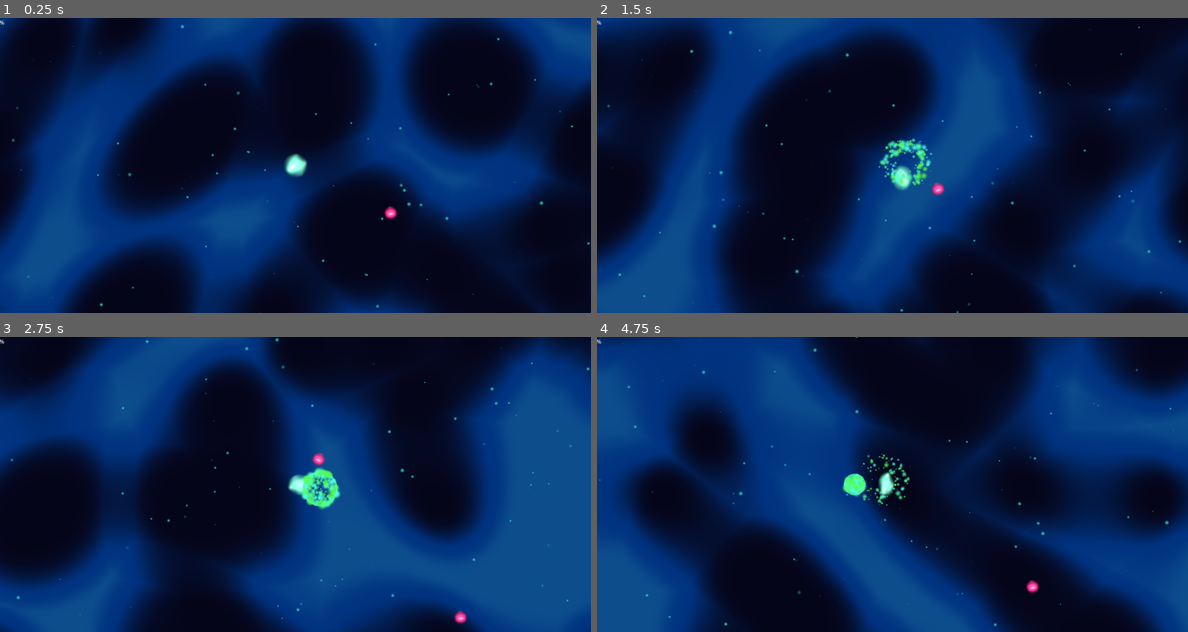
Above: before the commit, frames 1-4 (two rows, left to right).
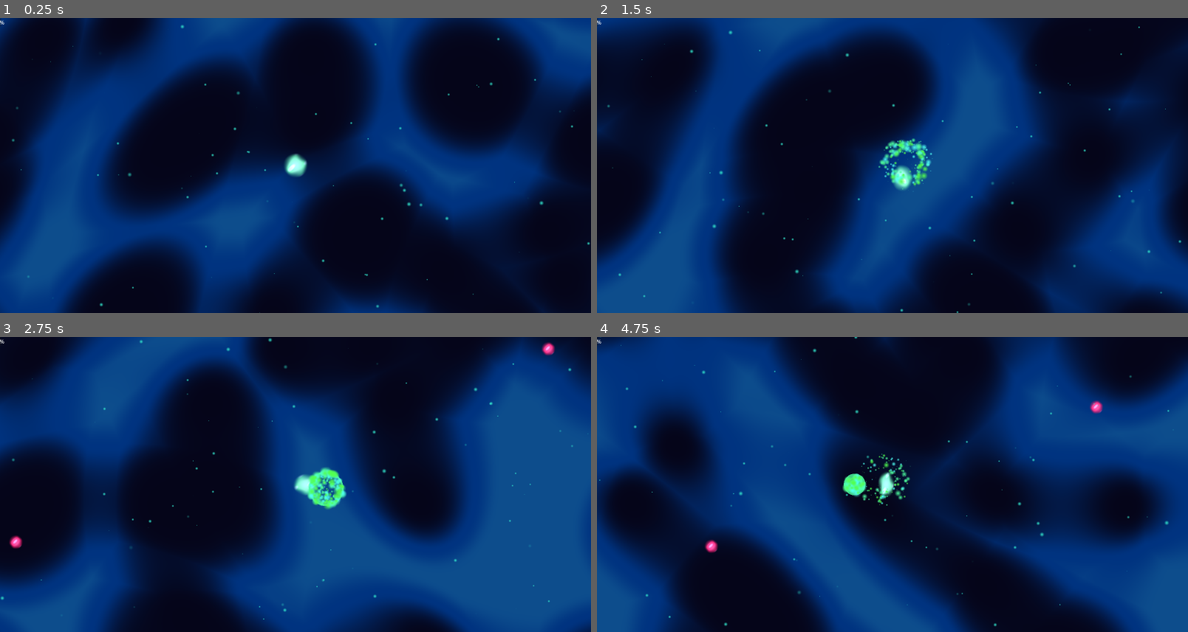
Above: after the commit, the same moments.

Repository: vinids86/aliensurvivors
Game: Godot game, scene res://scenes/game_manager.tscn
The game is run twice, just before and just after one commit, with the same random seed, the same clock (stepped at 60 frames per second) and the same inputs. The engine's default icon, where the game draws it, is replaced by a stand-in: a white triangle on a blue panel in a dark square.
Inputs (mouse positions are in pixels of both pictures, inside the frame that each line leads up to):
- Up to frame 1 (0.25 s): no input
- Up to frame 2 (1.5 s): tap Enter (ui_accept) at 0.5, 0.77 s; move the mouse to (1022, 150) at 0.52 s; hold Right (ui_right) 0.53-1.28 s; click (1022, 150) at 0.67 s; move the mouse to (774, 180) at 1.27 s; hold Down (ui_down) from 1.28 s (still down); click (774, 180) at 1.42 s
- Up to frame 3 (2.75 s): tap Enter (ui_accept) at 1.52 s; move the mouse to (354, 419) at 2.02 s; release Down (ui_down) at 2.03 s; hold Right (ui_right) from 2.03 s (still down); click (354, 419) at 2.17 s
- Up to frame 4 (4.75 s): move the mouse to (862, 543) at 2.77 s; release Right (ui_right) at 2.78 s; hold Up (ui_up) 2.78-3.53 s; click (862, 543) at 2.92 s; tap Enter (ui_accept) at 3.02, 3.77, 4.52 s; move the mouse to (1069, 528) at 3.52 s; hold Left (ui_left) from 3.53 s (still down); click (1069, 528) at 3.67 s; move the mouse to (715, 440) at 4.27 s; click (715, 440) at 4.42 s

The runs differ from the first frame. In frame 1, less than 0.1% of the frame differs, in the area x 65-68%, y 63-69%; in frame 2, less than 0.1%; in frame 3, 22%; in frame 4, 43%, in the area x 0-100%, y 0-100%.

Commit message:
Enemy spawner

Diff:
--- a/scenes/basic_enemy.tscn
+++ b/scenes/basic_enemy.tscn
@@ -52,11 +52,11 @@
 [sub_resource type="CircleShape2D" id="CircleShape2D_qhw0p"]
 radius = 22.0
 
-[node name="BasicEnemy" type="CharacterBody2D" node_paths=PackedStringArray("visual_sprite") groups=["enemy"]]
+[node name="BasicEnemy" type="CharacterBody2D" groups=["enemy"]]
 collision_layer = 2
 collision_mask = 9
 script = ExtResource("1_md22f")
-visual_sprite = NodePath("Visuals/Sprite2D")
+max_health = 10.0
 
 [node name="Visuals" type="Node2D" parent="."]
 
--- a/scenes/game_manager.tscn
+++ b/scenes/game_manager.tscn
@@ -6,6 +6,7 @@
 [ext_resource type="Script" uid="uid://dnpqog8vvkmtw" path="res://scripts/game_camera.gd" id="4_oo155"]
 [ext_resource type="PackedScene" uid="uid://de6v0qxua2cuo" path="res://scenes/basic_enemy.tscn" id="4_ternb"]
 [ext_resource type="PackedScene" uid="uid://c4yb87qyaut3j" path="res://scenes/ambient_dust.tscn" id="5_eaq8r"]
+[ext_resource type="Script" uid="uid://bsvvik7nlhhom" path="res://scripts/enemy_spawner.gd" id="7_q8mjp"]
 
 [sub_resource type="ShaderMaterial" id="ShaderMaterial_ternb"]
 shader = ExtResource("2_oo155")
@@ -39,15 +40,6 @@
 
 [node name="Player" parent="World" instance=ExtResource("3_eaq8r")]
 
-[node name="BasicEnemy" parent="World" instance=ExtResource("4_ternb")]
-position = Vector2(1601, 274)
-
-[node name="BasicEnemy2" parent="World" instance=ExtResource("4_ternb")]
-position = Vector2(779, 707)
-
-[node name="BasicEnemy3" parent="World" instance=ExtResource("4_ternb")]
-position = Vector2(317, 159)
-
 [node name="Camera2D" type="Camera2D" parent="."]
 position_smoothing_enabled = true
 script = ExtResource("4_oo155")
@@ -73,3 +65,9 @@
 layout_mode = 0
 offset_right = 40.0
 offset_bottom = 23.0
+
+[node name="EnemySpawner" type="Node2D" parent="." node_paths=PackedStringArray("player_ref", "enemies_container")]
+script = ExtResource("7_q8mjp")
+enemy_scene = ExtResource("4_ternb")
+player_ref = NodePath("../World/Player")
+enemies_container = NodePath("../World/EnemiesContainer")
--- a/scenes/player.tscn
+++ b/scenes/player.tscn
@@ -1,10 +1,11 @@
-[gd_scene load_steps=8 format=3 uid="uid://calshek1ah73r"]
+[gd_scene load_steps=9 format=3 uid="uid://calshek1ah73r"]
 
 [ext_resource type="Script" uid="uid://jbg1g8oyn70k" path="res://scripts/player_controller.gd" id="1_g2els"]
 [ext_resource type="Script" uid="uid://d4jbs7a2p4tcg" path="res://scripts/stats_config.gd" id="2_qhqgy"]
 [ext_resource type="Resource" uid="uid://bt6p848ahoanw" path="res://resources/basic_slash.tres" id="3_qhqgy"]
 [ext_resource type="Shader" uid="uid://dt0q053aqm6co" path="res://shadders/plasma_body.gdshader" id="4_dqkch"]
 [ext_resource type="Texture2D" uid="uid://cl5c57oibjf8x" path="res://icon.svg" id="5_qlg0r"]
+[ext_resource type="AudioStream" uid="uid://b358e3csg303j" path="res://sfx/Gore Splat Stab Poke 03.wav" id="5_tuyoq"]
 
 [sub_resource type="Resource" id="Resource_dqkch"]
 script = ExtResource("2_qhqgy")
@@ -22,13 +23,15 @@
 [sub_resource type="CircleShape2D" id="CircleShape2D_qlg0r"]
 radius = 32.0
 
-[node name="Player" type="CharacterBody2D" node_paths=PackedStringArray("sprite_ref") groups=["player"]]
+[node name="Player" type="CharacterBody2D" node_paths=PackedStringArray("sprite_ref", "audio_player") groups=["player"]]
 collision_mask = 10
 script = ExtResource("1_g2els")
 stats = SubResource("Resource_dqkch")
 current_attack_behavior = ExtResource("3_qhqgy")
 sprite_ref = NodePath("Visuals/Sprite2D")
 body_shader = ExtResource("4_dqkch")
+audio_player = NodePath("SfxPlayer")
+sfx_hurt = ExtResource("5_tuyoq")
 
 [node name="Visuals" type="Node2D" parent="."]
 
@@ -38,3 +41,6 @@
 
 [node name="CollisionShape2D" type="CollisionShape2D" parent="."]
 shape = SubResource("CircleShape2D_qlg0r")
+
+[node name="SfxPlayer" type="AudioStreamPlayer2D" parent="."]
+bus = &"SFX"
--- a/scripts/basic_enemy.gd
+++ b/scripts/basic_enemy.gd
@@ -1,23 +1,31 @@
 class_name BasicEnemy extends CharacterBody2D
 
 ## Inimigo "Kamikaze" Básico.
-## Comportamento: Persegue o player cegamente.
-## Arquitetura: Usa CharacterBody2D para física (ser empurrado) e Area2D (filha) para causar dano.
+## Comportamento: Persegue, Ataca e Recua no impacto (Bounce).
+## Arquitetura: CharacterBody2D com Area2D para trigger de ataque.
 
 # --- CONFIGURAÇÃO ---
+@export_group("Stats")
 @export var max_health: float = 30.0
 @export var damage: float = 5.0
 @export var move_speed: float = 120.0
 @export var xp_value: float = 10.0
 
+@export_group("Combat")
+@export var attack_cooldown: float = 1.0
+@export var push_force_on_player: float = 400.0  # Força aplicada no Player
+@export var recoil_force: float = 300.0          # Força aplicada em si mesmo (Recuo)
+
 # --- REFERÊNCIAS ---
-@export var visual_sprite: Sprite2D # Arraste o Sprite aqui no Inspector
-@onready var hitbox: Area2D = $HitboxArea # Certifique-se de criar este nó na cena!
+@export_group("References")
+@export var visual_sprite: Sprite2D
+@onready var hitbox: Area2D = $HitboxArea
 
 # Estado Interno
 var _current_health: float
 var _player_ref: PlayerController
 var _knockback_velocity: Vector2 = Vector2.ZERO
+var _current_attack_cooldown: float = 0.0
 
 # Juice
 var _material_ref: ShaderMaterial
@@ -26,33 +34,36 @@
 func _ready() -> void:
 	_current_health = max_health
 
-	# Busca o player no grupo (Desacoplado)
+	# Pop-in Effect
+	scale = Vector2.ZERO
+	var tw = create_tween()
+	tw.tween_property(self, "scale", Vector2.ONE, 0.4)\
+		.set_trans(Tween.TRANS_ELASTIC).set_ease(Tween.EASE_OUT)
+
 	var players = get_tree().get_nodes_in_group("player")
 	if players.size() > 0:
 		_player_ref = players[0] as PlayerController
 
-	# Configuração do Shader (Flash)
 	if visual_sprite and visual_sprite.material:
-		# Duplica o material para que o flash de um não afete todos (Unique)
 		_material_ref = visual_sprite.material.duplicate()
 		visual_sprite.material = _material_ref
-		# Salva a cor original configurada no inspector do shader
 		_original_color = _material_ref.get_shader_parameter("base_color")
 
-	# Conecta o Hitbox de Dano (Se existir)
-	if hitbox:
-		# Usamos o sinal body_entered da Area2D para detectar o player
-		hitbox.body_entered.connect(_on_hitbox_body_entered)
+func _physics_process(delta: float) -> void:
+	# 1. Movimento e Decaimento de Knockback
+	_handle_movement(delta)
 
-func _physics_process(delta: float) -> void:
-	# 1. Movimento de Perseguição
+	# 2. Lógica de Ataque
+	_handle_attack_logic(delta)
+
+func _handle_movement(delta: float) -> void:
 	if _player_ref:
 		var direction = (_player_ref.global_position - global_position).normalized()
 
-		# Se estiver sob knockback forte, o controle de movimento é reduzido
+		# Se o knockback for forte, perde controle do movimento (fica atordoado)
 		var control_factor = 1.0
 		if _knockback_velocity.length() > 50.0:
-			control_factor = 0.2 # Perde controle enquanto voa
+			control_factor = 0.1 # Quase zero controle durante o recuo
 
 		velocity = (direction * move_speed * control_factor) + _knockback_velocity
 	else:
@@ -60,32 +71,48 @@
 
 	move_and_slide()
 
-	# 2. Decaimento do Knockback (Atrito)
+	# Decaimento suave da inércia (Friction)
 	if _knockback_velocity.length_squared() > 10.0:
 		_knockback_velocity = _knockback_velocity.lerp(Vector2.ZERO, 8.0 * delta)
-	else:
-		_knockback_velocity = Vector2.ZERO
 
-	# 3. Orientação Visual (Squash simples na direção do movimento)
 	if visual_sprite and velocity.length() > 10.0:
-		var look_angle = velocity.angle()
-		visual_sprite.rotation = lerp_angle(visual_sprite.rotation, look_angle, 10.0 * delta)
+		visual_sprite.rotation = lerp_angle(visual_sprite.rotation, velocity.angle(), 10.0 * delta)
 
-# --- INTERFACE DE DANO (Chamada pelo Player) ---
+func _handle_attack_logic(delta: float) -> void:
+	if _current_attack_cooldown > 0:
+		_current_attack_cooldown -= delta
+		return
+
+	if hitbox:
+		var overlapping_bodies = hitbox.get_overlapping_bodies()
+		for body in overlapping_bodies:
+			if body is PlayerController:
+				_execute_attack(body)
+				break
+
+func _execute_attack(target: PlayerController) -> void:
+	# 1. Causa dano e empurra o Player
+	target.take_damage(damage, self, push_force_on_player)
+
+	# 2. Empurra a SI MESMO para trás (Recuo/Bounce)
+	# A direção é: Posição do Inimigo - Posição do Player (vetor saindo do player)
+	var recoil_dir = (global_position - target.global_position).normalized()
+	apply_knockback(recoil_dir * recoil_force)
+
+	# 3. Reinicia cooldown
+	_current_attack_cooldown = attack_cooldown
+
+# --- INTERFACE PÚBLICA ---
 
 func take_damage(amount: float) -> void:
 	_current_health -= amount
 	_flash_hit()
-
-	# Som de impacto simples (opcional por enquanto)
-
 	if _current_health <= 0:
 		die()
 
+## Aplica uma força física externa (ex: golpe do player ou seu próprio recuo)
 func apply_knockback(force: Vector2) -> void:
 	_knockback_velocity = force
-
-# --- SISTEMAS INTERNOS ---
 
 func _flash_hit() -> void:
 	if _material_ref:
@@ -97,19 +124,6 @@
 		)
 
 func die() -> void:
-	# Aqui futuramente spawnaremos XP e particulas de explosão
-	# Por enquanto, apenas some.
-
-	# Exemplo de chamada de evento global (se tivesse GameManager):
-	# GameManager.on_enemy_killed.emit(xp_value)
-
-	# Se o player tiver lógica de XP direta:
 	if _player_ref:
 		_player_ref.add_xp(xp_value)
-
 	queue_free()
-
-func _on_hitbox_body_entered(body: Node2D) -> void:
-	# A Hitbox do inimigo tocou em algo. É o player?
-	if body is PlayerController:
-		body.take_damage(damage)
--- /dev/null
+++ b/scripts/enemy_spawner.gd
@@ -0,0 +1,75 @@
+class_name EnemySpawner extends Node2D
+
+## Gerenciador de Inimigos Orbital.
+## Spawna inimigos em um anel ao redor do Player, garantindo que nasçam fora da tela.
+
+# --- CONFIGURAÇÃO ---
+@export_group("Spawn Settings")
+@export var enemy_scene: PackedScene      # Arraste o basic_enemy.tscn aqui
+@export var spawn_radius: float = 1000.0  # Distância do player (900 é seguro para 1080p)
+@export var spawn_interval: float = 1.0   # Tempo entre inimigos (segundos)
+
+@export_group("Difficulty Ramp")
+@export var decrease_interval_per_spawn: float = 0.005 # Acelera 5ms a cada inimigo
+@export var min_spawn_interval: float = 0.1            # Limite de velocidade (Machine Gun)
+
+# --- REFERÊNCIAS ---
+@export_group("References")
+@export var player_ref: Node2D            # Arraste o Player aqui
+@export var enemies_container: Node2D     # Arraste o "EnemiesContainer" aqui (Organização)
+
+# Estado Interno
+var _current_interval: float
+var _timer: Timer
+
+func _ready() -> void:
+	# Validação
+	if not enemy_scene:
+		push_error("EnemySpawner: Nenhuma cena de inimigo configurada!")
+		set_process(false)
+		return
+
+	_current_interval = spawn_interval
+
+	# Cria o Timer via código para controle preciso da curva de dificuldade
+	_timer = Timer.new()
+	_timer.wait_time = _current_interval
+	_timer.one_shot = false
+	_timer.autostart = true
+	_timer.timeout.connect(_spawn_enemy)
+	add_child(_timer)
+
+func _spawn_enemy() -> void:
+	if not player_ref:
+		# Tenta encontrar o player se a referência foi perdida ou não atribuída
+		var players = get_tree().get_nodes_in_group("player")
+		if players.size() > 0:
+			player_ref = players[0]
+		else:
+			return # Sem player, sem spawn
+
+	# 1. Matemática Orbital
+	# Escolhe um ângulo aleatório (0 a 360 graus em radianos)
+	var angle = randf() * TAU
+	# Calcula a posição baseada no seno/cosseno
+	var spawn_pos = player_ref.global_position + Vector2(cos(angle), sin(angle)) * spawn_radius
+
+	# 2. Instancia
+	var enemy = enemy_scene.instantiate()
+	enemy.global_position = spawn_pos
+
+	# 3. Adiciona à Cena (No Container correto para não sujar o World)
+	if enemies_container:
+		enemies_container.add_child(enemy)
+	else:
+		get_tree().root.add_child(enemy)
+
+	# 4. Aumenta a Dificuldade (Rampa Linear Simples)
+	if _current_interval > min_spawn_interval:
+		_current_interval = max(min_spawn_interval, _current_interval - decrease_interval_per_spawn)
+		_timer.wait_time = _current_interval
+
+# Função Debug para visualizar o raio de spawn no editor
+func _draw() -> void:
+	if Engine.is_editor_hint():
+		draw_arc(Vector2.ZERO, spawn_radius, 0, TAU, 32, Color(1, 0, 0, 0.5), 2.0)
--- a/scripts/player_controller.gd
+++ b/scripts/player_controller.gd
@@ -2,7 +2,6 @@
 
 ## Controlador principal da entidade Jogador.
 ## Gerencia Input, Máquina de Estados (Normal/Ataque), movimentação física e renderização visual.
-## Utiliza uma arquitetura baseada em Recursos (StatsConfig) para facilitar upgrades.
 
 # --- ARQUITETURA ---
 @export_group("Architecture")
@@ -22,11 +21,15 @@
 @export var color_head: Color = Color("4fffa0")
 @export var color_damage: Color = Color("ff2a2a")
 
+# --- ÁUDIO (AGORA NO EDITOR) ---
+@export_group("Audio")
+# Referência direta ao nó na cena. Muito mais transparente.
+@export var audio_player: AudioStreamPlayer2D
+@export var sfx_hurt: AudioStream # O som de dor
+
 # --- COMBATE E MOVIMENTO ---
 @export_group("Combat & Movement")
-# Novo: Força do Recuo (Self-Knockback) após o ataque Melee (REDUZIDO para 500.0)
 @export var self_knockback_force: float = 500.0
-# Novo: Duração do Knockback (em segundos) (AUMENTADO para 0.15s)
 @export var self_knockback_duration: float = 0.15
 
 # --- ANIMAÇÃO (TIMING) ---
@@ -36,7 +39,7 @@
 @export var anim_recovery_time: float = 0.3
 
 # Estado Interno
-enum State { NORMAL, ATTACKING, KNOCKED_BACK } # Adicionado KNOCKED_BACK
+enum State { NORMAL, ATTACKING, KNOCKED_BACK }
 var _state: State = State.NORMAL
 
 var _attack_timer: float = 0.0
@@ -58,7 +61,12 @@
 	if not stats: stats = StatsConfig.new()
 	_current_health = stats.get_stat("max_health")
 	_time_alive = 0.0
+
 	_setup_visuals()
+
+	# Validação Crítica: Se esqueceu de colocar no editor, avisa!
+	if not audio_player:
+		push_warning("PlayerController: 'Audio Player' não atribuído! O som não funcionará.")
 
 func _physics_process(delta: float) -> void:
 	_time_alive += delta
@@ -67,14 +75,10 @@
 		State.NORMAL:
 			_handle_normal_movement(delta)
 		State.ATTACKING:
-			# Não processa movimento, mas move_and_slide() é necessário para colisões
 			move_and_slide()
 		State.KNOCKED_BACK:
 			_handle_knockback_movement(delta)
 
-
-	# Rotação Visual (Olhar para onde anda)
-	# A rotação SÓ é atualizada se não estiver em KNOCKED_BACK, mantendo a direção do ataque.
 	if _state != State.KNOCKED_BACK and velocity.length() > 0:
 		_visual_rotation = lerp_angle(_visual_rotation, velocity.angle(), 15 * delta)
 
@@ -91,29 +95,20 @@
 
 # Novo: Tratamento de Knockback
 func _handle_knockback_movement(delta: float) -> void:
-	# Movimento puramente baseado no knockback, ignorando input
 	velocity = _knockback_velocity
 	move_and_slide()
-
-	# Dissipa a velocidade do knockback (Simulação de atrito)
-	# Reduzindo o fator de interpolação de 10.0 para 8.0 para um decay mais suave
 	_knockback_velocity = _knockback_velocity.lerp(Vector2.ZERO, 8.0 * delta)
 
-	# Sai do estado KNOCKED_BACK quando a velocidade é insignificante
 	if _knockback_velocity.length_squared() < 50:
 		_state = State.NORMAL
 		_knockback_velocity = Vector2.ZERO
 
-
 # --- API PÚBLICA ---
 
-## Novo: Aplica um knockback ao próprio player
 func apply_movement_knockback(direction: Vector2, force: float, duration: float) -> void:
-	# Define a velocidade inicial do knockback
 	_knockback_velocity = direction * force
 	_state = State.KNOCKED_BACK
 
-	# Garante que o estado KNOCKED_BACK dure pelo menos 'duration'
 	var tw = create_tween()
 	tw.tween_interval(duration)
 	tw.tween_callback(func():
@@ -122,33 +117,52 @@
 			_knockback_velocity = Vector2.ZERO
 	)
 
-
-## Aplica dano ao jogador e processa efeitos visuais/morte.
-func take_damage(amount: float) -> void:
+## Atualizado: Agora aceita fonte do dano e força de knockback externa
+func take_damage(amount: float, source_node: Node2D = null, knockback_force: float = 0.0) -> void:
 	_current_health -= amount
-	on_hit_received.emit(null, amount)
-
+	on_hit_received.emit(source_node, amount)
+
+	# Feedback Físico (Knockback Recebido)
+	if source_node and knockback_force > 0:
+		var knock_dir = (global_position - source_node.global_position).normalized()
+		# Usamos 0.2s como duração padrão para impactos recebidos
+		apply_movement_knockback(knock_dir, knockback_force, 0.2)
+
+	# Feedback Visual
 	if _shader_material:
 		_shader_material.set_shader_parameter("base_color", color_damage)
 		var tw = create_tween()
 		tw.tween_interval(0.1)
 		tw.tween_callback(func(): _shader_material.set_shader_parameter("base_color", color_head))
 
+	# Feedback Sonoro (Usando o nó do editor)
+	if audio_player and sfx_hurt:
+		audio_player.pitch_scale = randf_range(0.95, 1.05)
+		audio_player.stream = sfx_hurt
+		audio_player.play()
+
 	if _current_health <= 0:
 		_die()
 
-## Adiciona experiência e notifica o sistema de progressão.
 func add_xp(amount: float) -> void:
 	on_xp_collected.emit(amount)
 
-## Restaura vida até o limite máximo definido nos stats.
 func heal(amount: float) -> void:
 	_current_health = min(_current_health + amount, stats.get_stat("max_health"))
 
 # --- SISTEMAS INTERNOS ---
 
+func _setup_visuals() -> void:
+	if not sprite_ref: return
+	_visual_pivot = sprite_ref.get_parent()
+
+	if body_shader:
+		_shader_material = ShaderMaterial.new()
+		_shader_material.shader = body_shader
+		_shader_material.set_shader_parameter("base_color", color_head)
+		sprite_ref.material = _shader_material
+
 func _die() -> void:
-	# Lógica de Game Over será implementada pelo GameManager
 	set_physics_process(false)
 
 func _handle_combat(delta: float) -> void:
@@ -156,7 +170,6 @@
 		_attack_timer -= delta
 
 	if _state == State.NORMAL and _attack_timer <= 0:
-		# Suporte para Mouse e Teclado/Controle
 		if Input.is_action_pressed("ui_accept") or Input.is_mouse_button_pressed(MOUSE_BUTTON_LEFT) or Input.is_action_pressed("attack"):
 			if current_attack_behavior:
 				var attack_dir = Vector2.RIGHT.rotated(_visual_rotation)
@@ -175,7 +188,6 @@
 	var t_strike = max(cd_total * 0.15, 0.03)
 	var t_recover = max(cd_total * 0.4, 0.05)
 
-	# Animação Procedural: Preparação (Squash)
 	if sprite_ref:
 		if _tween_body: _tween_body.kill()
 		_tween_body = create_tween()
@@ -184,15 +196,12 @@
 
 	await get_tree().create_timer(t_prep).timeout
 
-	# ** SELF-KNOCKBACK AQUI (Recuo do Golpe) **
-	var knockback_dir = -fixed_aim_direction # Direção oposta ao ataque
+	var knockback_dir = -fixed_aim_direction
 	apply_movement_knockback(knockback_dir, self_knockback_force, self_knockback_duration)
 
-	# Execução do Ataque (Strategy Pattern)
 	current_attack_behavior.execute(self, fixed_aim_direction)
 	_trigger_flash()
 
-	# Animação Procedural: Golpe e Recuperação (Stretch -> Normal)
 	if sprite_ref:
 		if _tween_body: _tween_body.kill()
 		_tween_body = create_tween()
@@ -201,28 +210,15 @@
 		_tween_body.tween_property(sprite_ref, "scale", Vector2(0.6, 0.6), t_recover)\
 			.set_trans(Tween.TRANS_ELASTIC).set_ease(Tween.EASE_OUT)
 
-	# Espera o fim da recuperação (recuo visual) antes de retornar ao estado NORMAL
 	await get_tree().create_timer(t_strike + t_recover).timeout
 
-	# Apenas retorna ao NORMAL se não estiver em KNOCKED_BACK (evita sobreposição)
 	if _state == State.ATTACKING:
 		_state = State.NORMAL
-
-func _setup_visuals() -> void:
-	if not sprite_ref: return
-	_visual_pivot = sprite_ref.get_parent()
-
-	if body_shader:
-		_shader_material = ShaderMaterial.new()
-		_shader_material.shader = body_shader
-		_shader_material.set_shader_parameter("base_color", color_head)
-		sprite_ref.material = _shader_material
 
 func _update_visuals(delta: float) -> void:
 	if _visual_pivot:
 		_visual_pivot.rotation = _visual_rotation
 
-	# Animação Idle/Run Procedural (Wobble Effect)
 	if sprite_ref and (_state == State.NORMAL or _state == State.KNOCKED_BACK):
 		var base_scale = Vector2(0.6, 0.6)
 		var target_scale = base_scale
@@ -240,7 +236,6 @@
 
 		sprite_ref.scale = sprite_ref.scale.lerp(target_scale, 10.0 * delta)
 
-	# Atualização Manual do Shader (Time Sync)
 	if _shader_material:
 		var target_speed = 2.0 if _state == State.ATTACKING else 1.0
 		_current_agitation = lerp(_current_agitation, target_speed, 5.0 * delta)
Not shown: 1 places in scenes/game_manager.tscn that only renumber resources
Not shown, added: scripts/enemy_spawner.gd.uid
Not shown, added: sfx/Gore Splat Stab Poke 03.wav.import
Not shown, removed: scenes/player.tscn10679326559.tmp
Not shown, added: sfx/Gore Splat Stab Poke 03.wav
